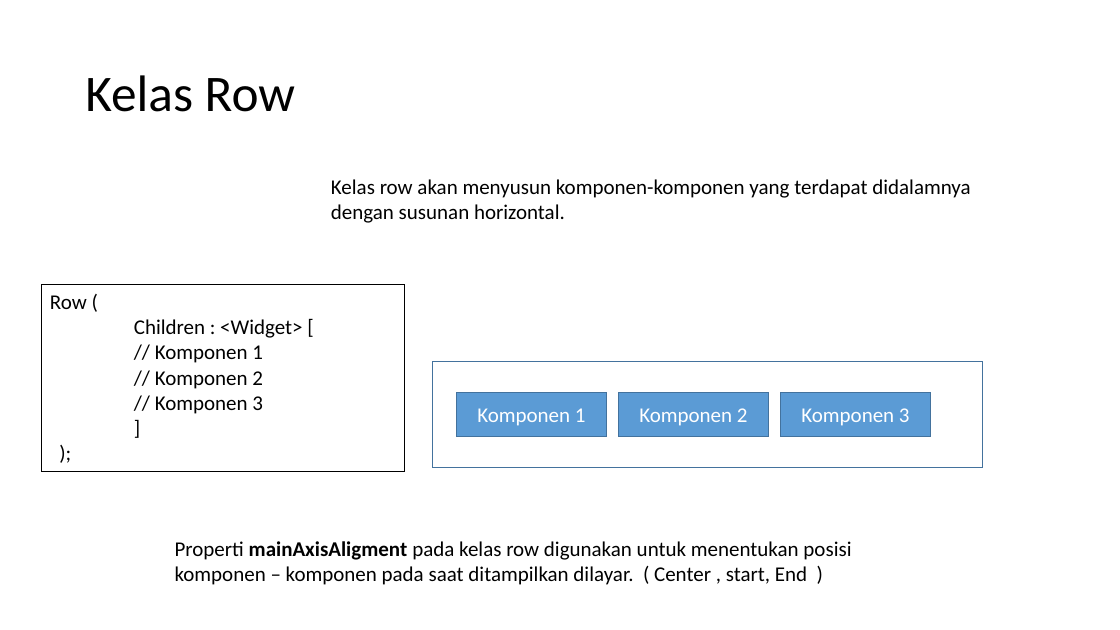
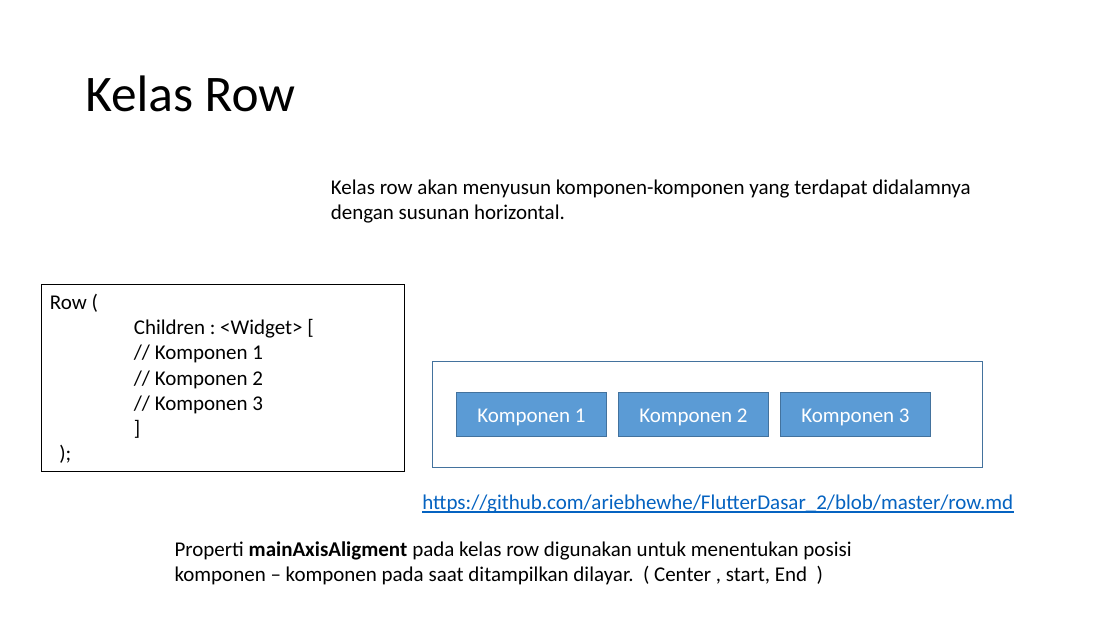
Before and after one commit to ariebhewhe/FlutterDasar_2, a slide deck: slide 5 of User Interface 1.pptx. Drawn at 1120x630 pixels with LibreOffice and Linux fonts; fonts in the diff are those of the drawing. Boxes give left, top, right and bottom in pixels: in the first picture for what was removed or moved away, otherwise in the second. Text is boxed around its words. In the diff, an @@ line names an element or a change of style, - is before the commit and + after.

Commit message:
upt2

```diff
--- a/User Interface 1.pptx
+++ b/User Interface 1.pptx
@@ text added at [422, 494, 1013, 513], 18 pt, text #0563C1, underline @@
+https://github.com/ariebhewhe/FlutterDasar_2/blob/master/row.md
```
Also in this commit, not shown: 3 other slides changed, 1 slide added.
